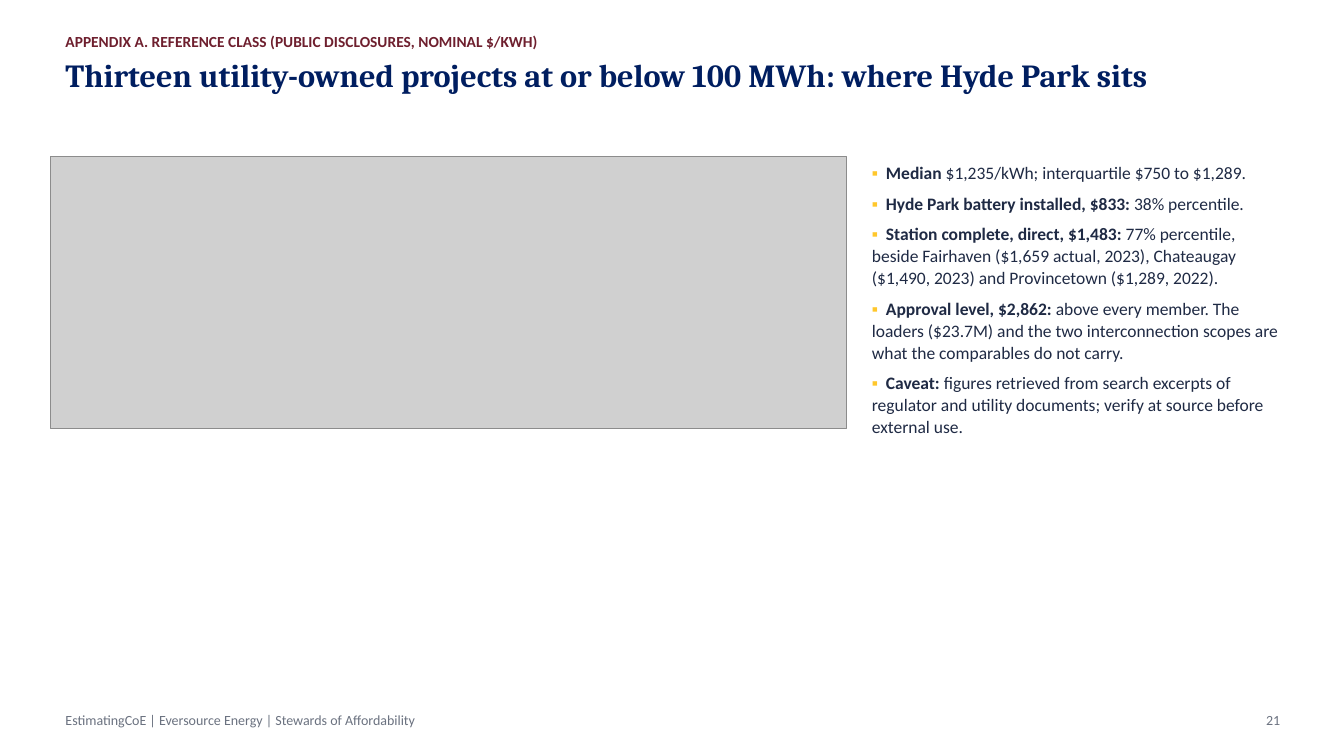
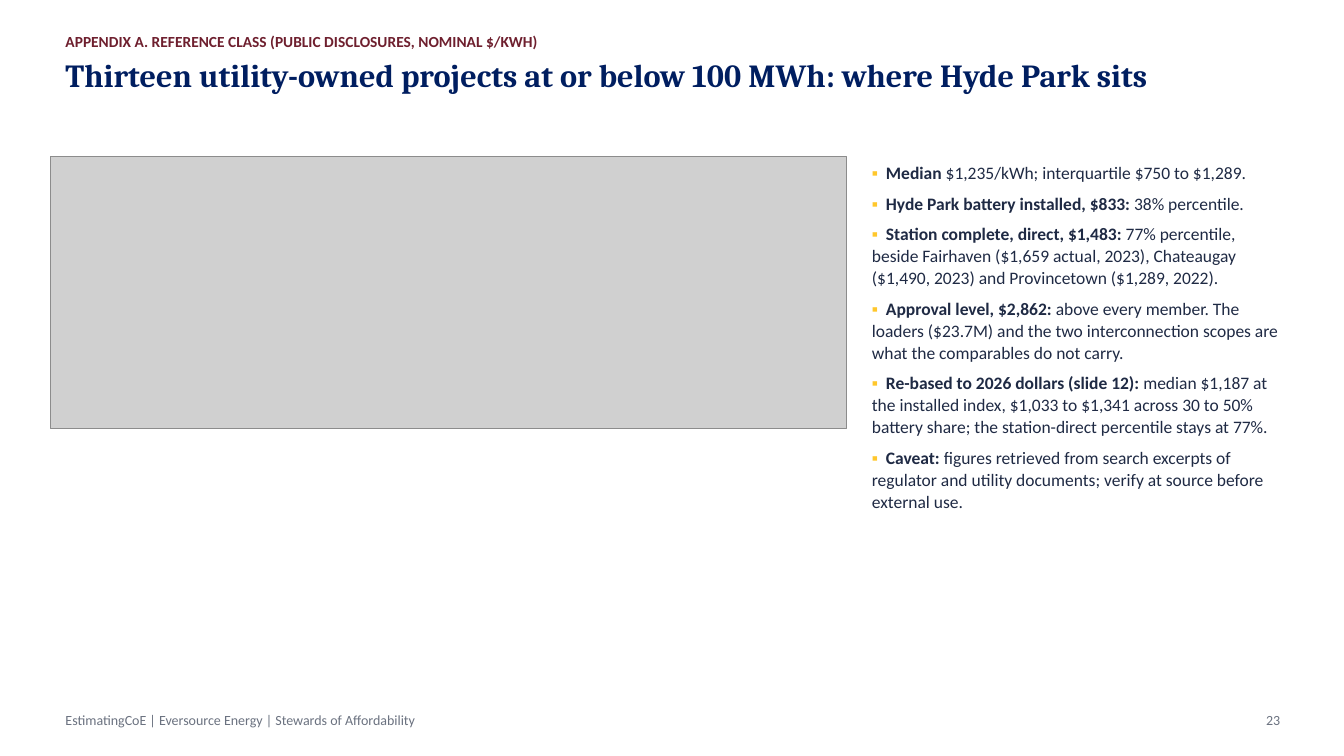
Before and after one commit to gbassaragh/BESS, a slide deck: slide 23 of Hyde Park BESS/6) Cost Analysis Deliverables/Hyde Park BESS - Cost Analysis Deck.pptx (slide 21 before the commit). Drawn at 1344x756 pixels with LibreOffice and Linux fonts; fonts in the diff are those of the drawing; grey boxes stand for pictures. Boxes give left, top, right and bottom in pixels: in the first picture for what was removed or moved away, otherwise in the second. Text is boxed around its words. In the diff, an @@ line names an element or a change of style, - is before the commit and + after.

```diff
--- a/Hyde Park BESS/6) Cost Analysis Deliverables/Hyde Park BESS - Cost Analysis Deck.pptx
+++ b/Hyde Park BESS/6) Cost Analysis Deliverables/Hyde Park BESS - Cost Analysis Deck.pptx
@@ text at [872, 376, 1268, 436]: paragraph added @@
+▪ Re-based to 2026 dollars (slide 12): median $1,187 at the installed index, $1,033 to $1,341 across 30 to 50% battery share; the station-direct percentile stays at 77%.
@@ text at [1266, 716, 1280, 725]: text changed @@
-21
+23
```
Also in this commit, not shown: 13 other slides changed, 2 slides added, 13 other files.
